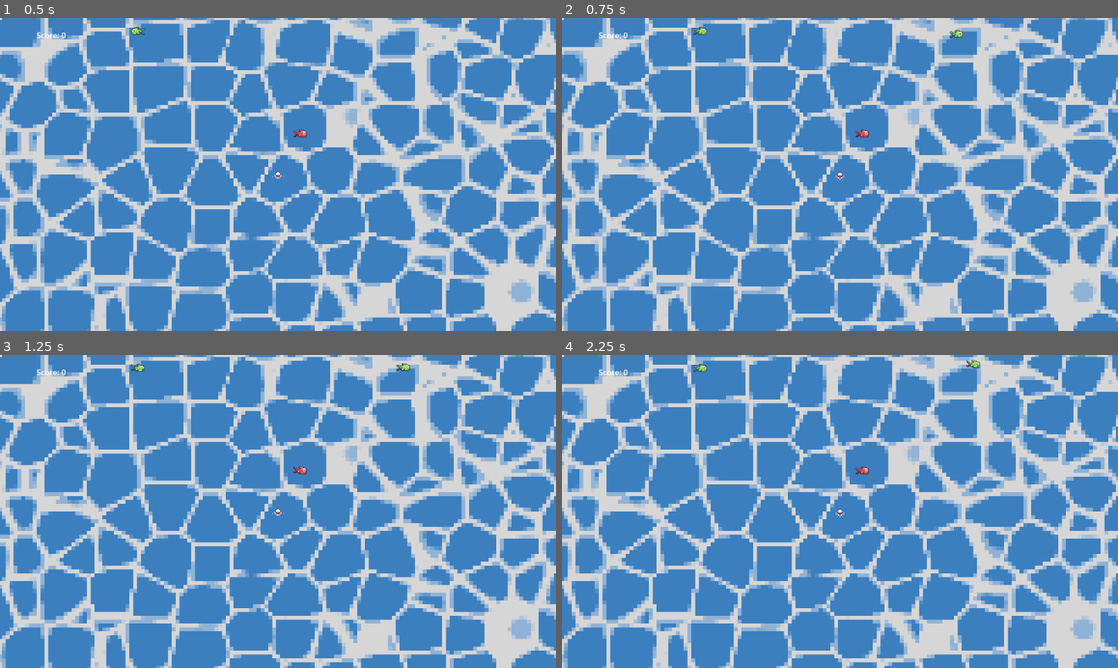
Above: before the commit, frames 1-4 (two rows, left to right).
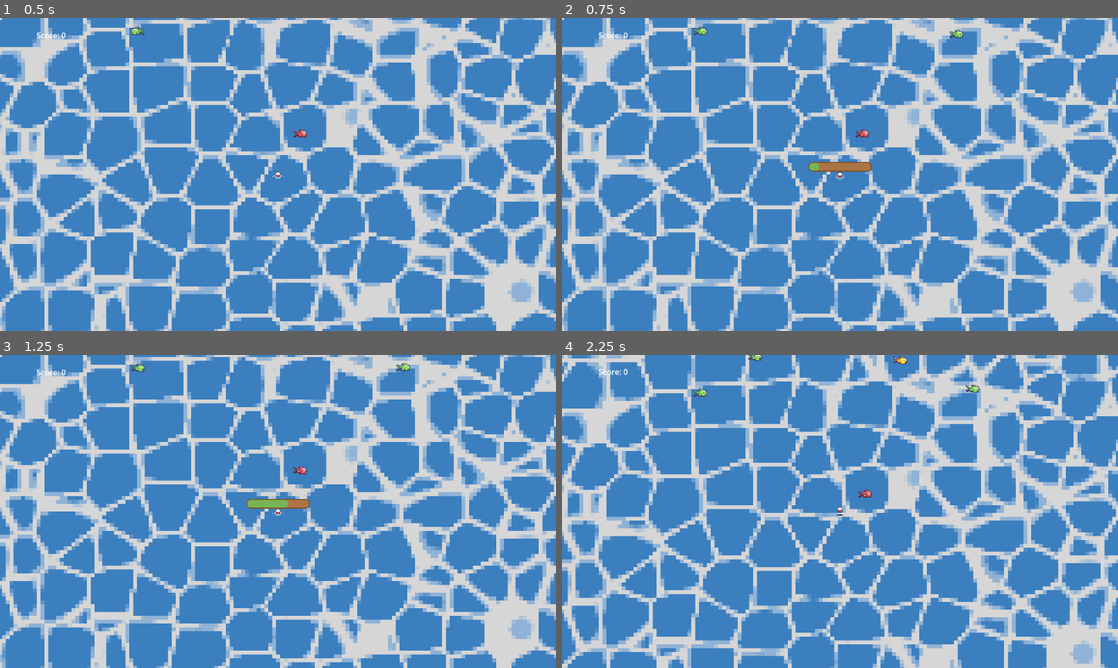
Above: after the commit, the same moments.

Repository: manspider-thatdev/fishing-game
Game: Godot game, scene res://scenes/main.tscn
The game is run twice, just before and just after one commit, with the same random seed, the same clock (stepped at 60 frames per second) and the same inputs.
Inputs:
- Up to frame 1 (0.5 s): no input
- Up to frame 2 (0.75 s): hold D (right) from 0.53 s (still down); hold Space (space) from 0.53 s (still down)
- Up to frame 3 (1.25 s): keep holding D (right); keep holding Space (space)
- Up to frame 4 (2.25 s): release D (right) at 1.28 s; release Space (space) at 1.28 s; hold S (down) 1.28-2.03 s; tap K at 1.35 s; hold D (right) from 2.03 s (still down); hold Space (space) from 2.03 s (still down)

Frame 1 is identical in both runs. In frame 2, 0.3% of the frame differs, in the area x 44-56%, y 46-50%; in frame 3, 0.3%; in frame 4, 53%, in the area x 0-100%, y 0-100%.
Error before the commit: Parse Error: Identifier "win" not declared in the current scope. (res://scripts/bobber.gd:123)

Commit message:
Update bobber.gd

Diff:
--- a/scripts/bobber.gd
+++ b/scripts/bobber.gd
@@ -33,6 +33,9 @@
 @export var catch_speed: float = 50.0
 @export var drag_speed: float = 5.0
 @export var burst_time: float = 1.5
+
+signal win
+signal lose
 
 var velocity := Vector2.ZERO
 var state := State.WINDING:
